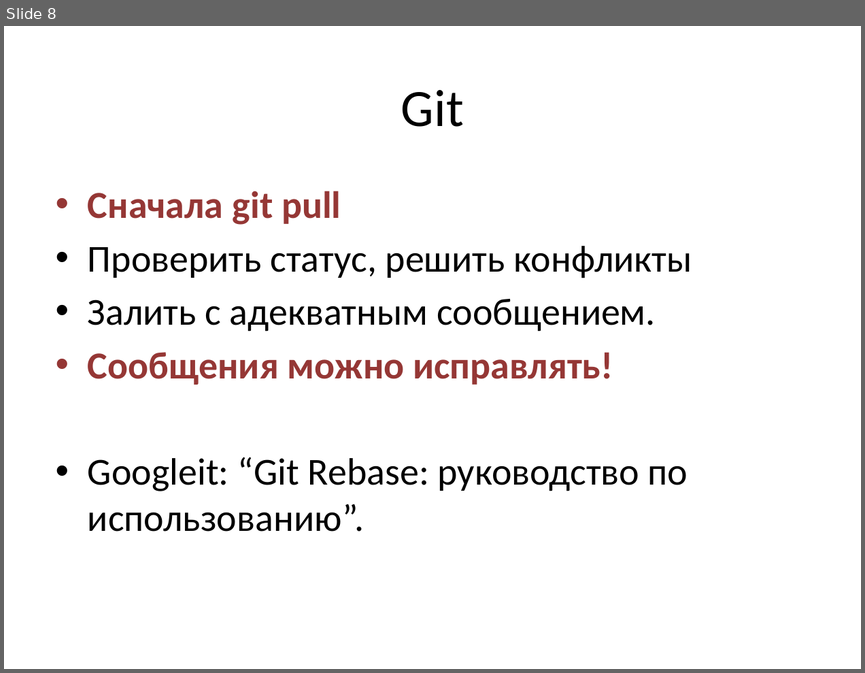
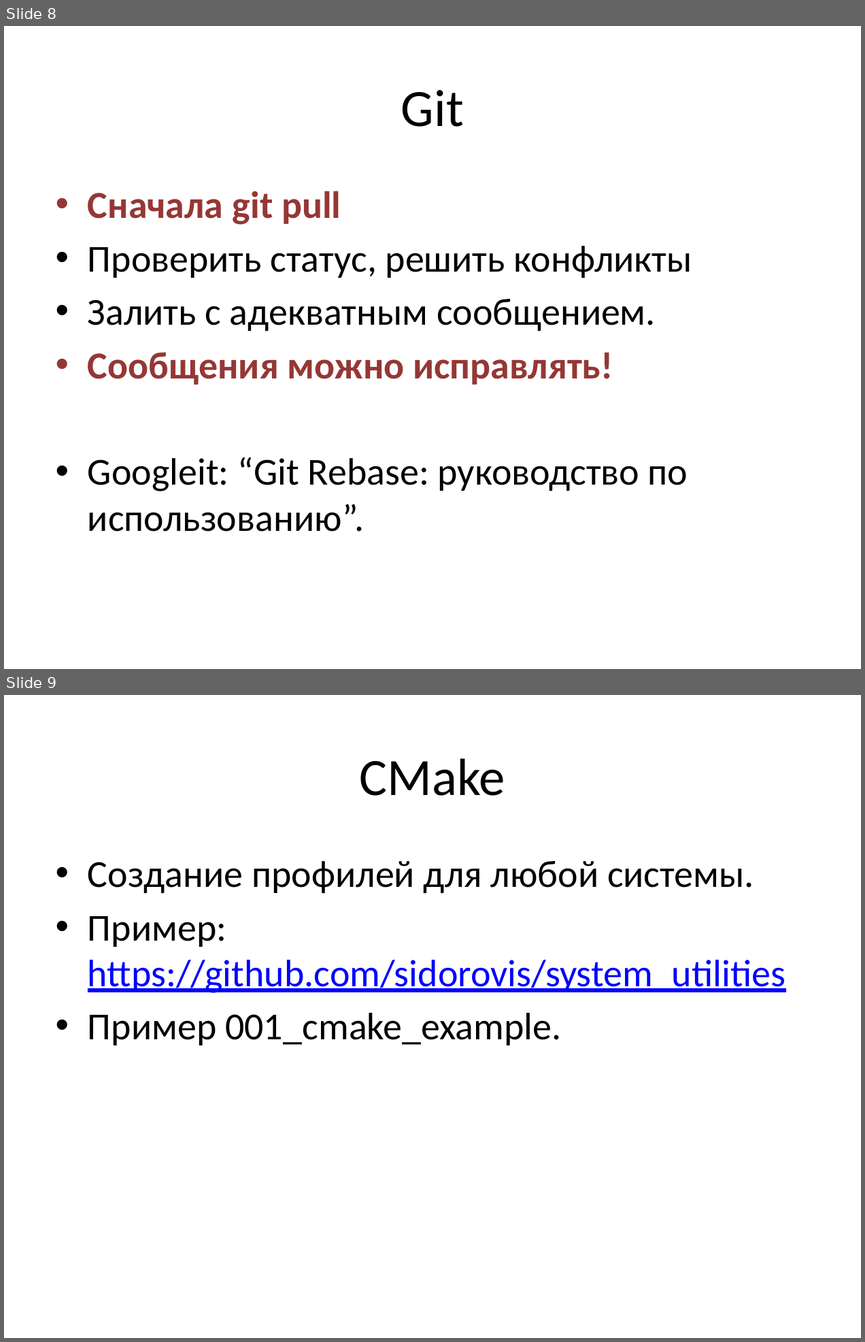
Before and after one commit to tscherkas/cpp_craft_1013, a slide deck: lections/cpp_craft_lec_1_part_1.pptx. Shown one above the other, each under a label of ours: slide 8 before the commit, slides 8 and 9 after it. The pictures are 865x673 and 865x1342 pixels, drawn with LibreOffice and Linux fonts; fonts in the diff are those of the drawing. Boxes give left, top, right and bottom in pixels: in the first picture for what was removed or moved away, otherwise in the second. Text is boxed around its words. In the diff, an @@ line names an element or a change of style, - is before the commit and + after.

```diff
--- a/lections/cpp_craft_lec_1_part_1.pptx
+++ b/lections/cpp_craft_lec_1_part_1.pptx
@@ slide 9 added at <box>4,695,861,1338</box>, background #FFFFFF @@
@@ title added at <box>360,758,506,796</box>, 44 pt, text #000000 @@
+CMake
@@ text added at <box>88,861,785,1045</box>, 32 pt, text #000000 @@
+• Создание профилей для любой системы.
+• Пример: https://github.com/sidorovis/system_utilities
+• Пример 001_cmake_example.
```
Also in this commit, not shown: 17 other slides added.
